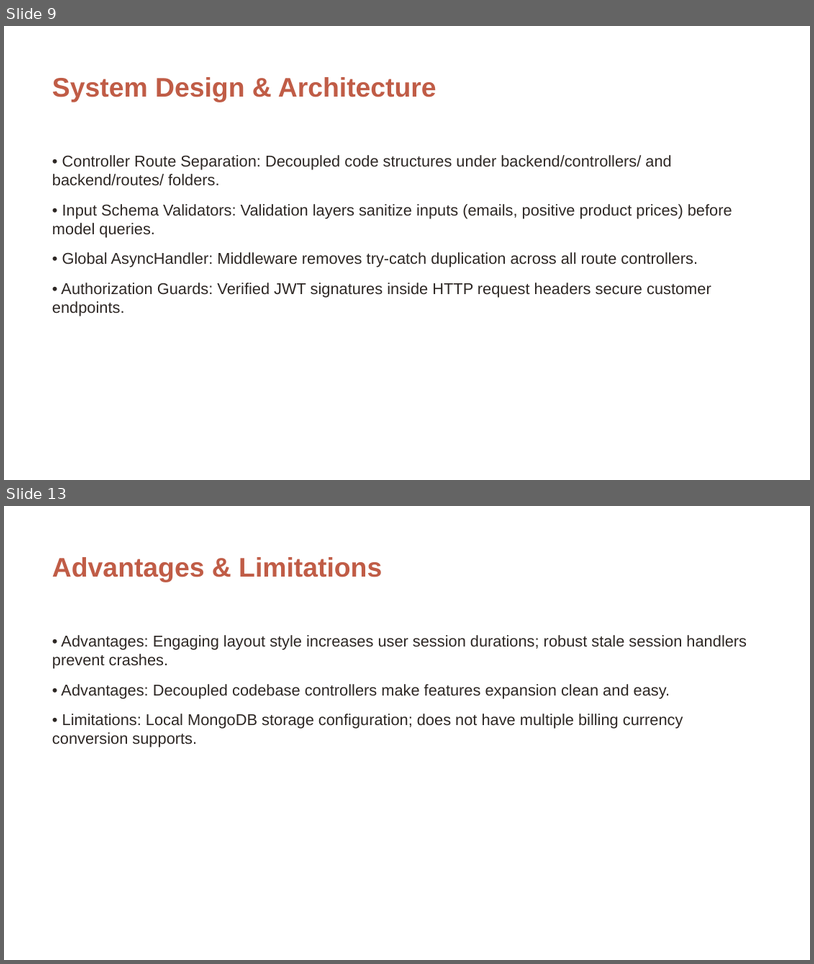
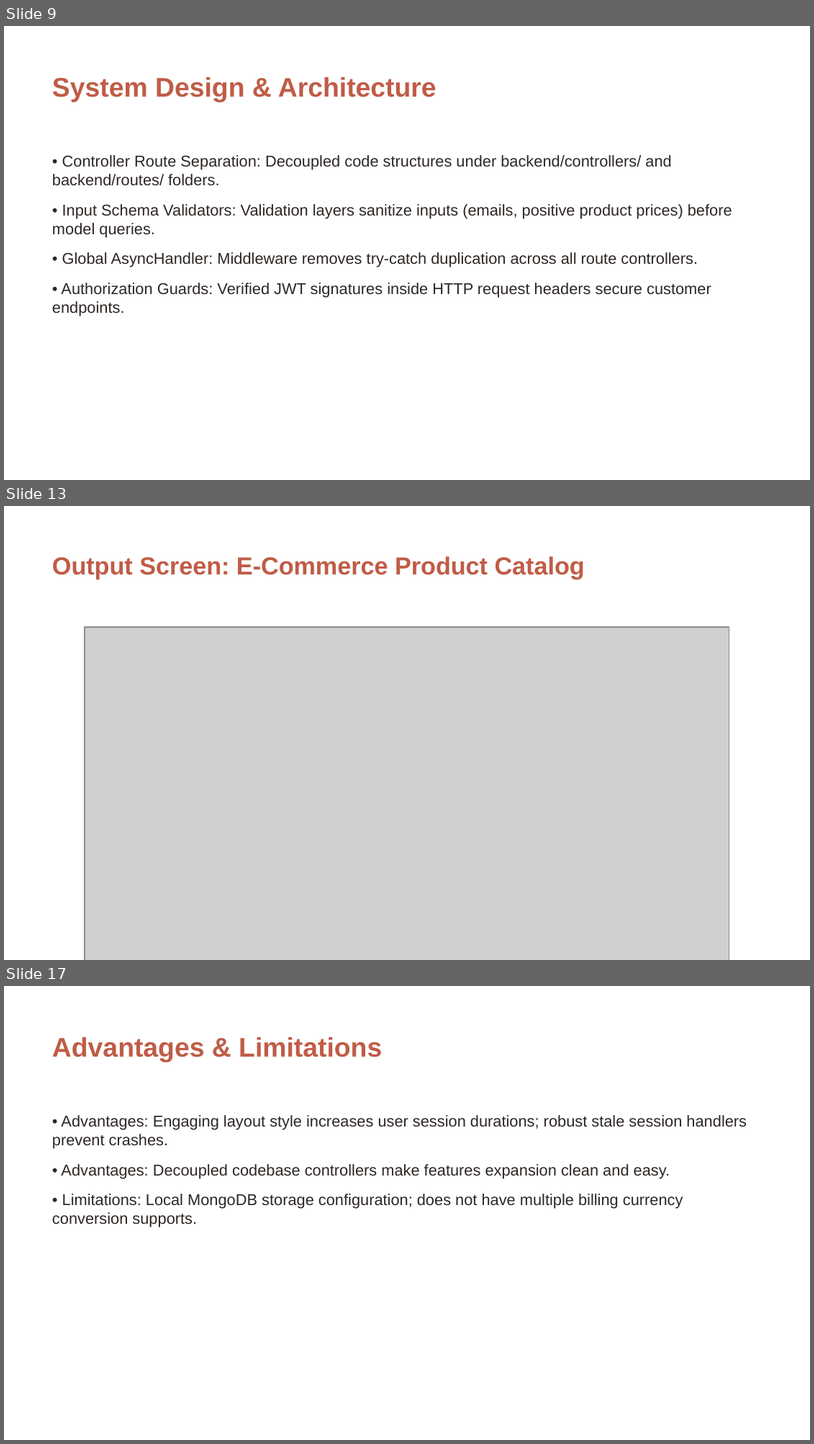
Before and after one commit to 24eg105r03-ops/ShopeEZ-Project, a slide deck: MERN Phase Wise/Project Documentation/ShopEZ_Project_Presentation.pptx. Shown one above the other, each under a label of ours: slides 9 and 13 before the commit, slides 9, 13 and 17 after it; the slides between them are not shown. The pictures are 814x964 and 814x1444 pixels, drawn with LibreOffice and Linux fonts; fonts in the diff are those of the drawing; grey boxes stand for pictures; background and template pictures are left out. Boxes give left, top, right and bottom in pixels: in the first picture for what was removed or moved away, otherwise in the second. Text is boxed around its words. In the diff, an @@ line names an element or a change of style, - is before the commit and + after.

Commit message:
Update ShopEZ presentation with actual screenshots and code implementation details

```diff
--- a/MERN Phase Wise/Project Documentation/ShopEZ_Project_Presentation.pptx
+++ b/MERN Phase Wise/Project Documentation/ShopEZ_Project_Presentation.pptx
@@ slide 13 added at (x1=4, y1=506, x2=810, y2=960), background picture (left out) @@
@@ text added at (x1=52, y1=556, x2=585, y2=579), 22 pt, text #C05C46, bold @@
+Output Screen: E-Commerce Product Catalog
@@ picture added at (x1=85, y1=627, x2=730, y2=960) @@
@@ what was slide 13 is now slide 17 @@
```
Also in this commit, not shown: 6 other slides added, 3 slides removed.
